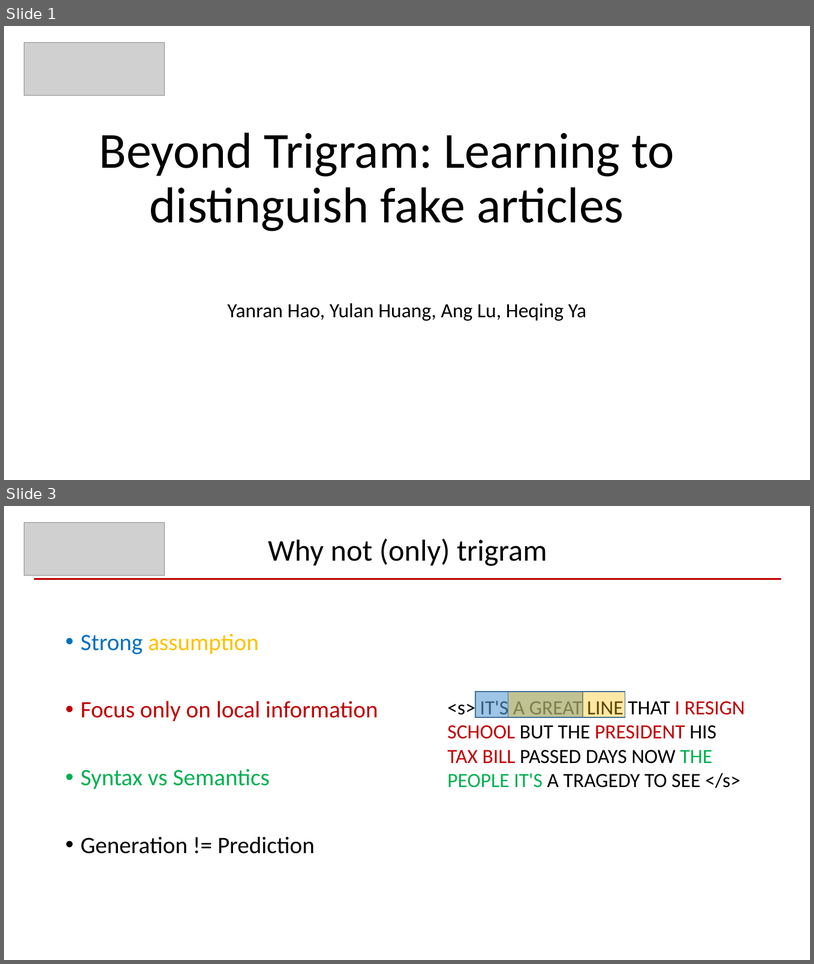
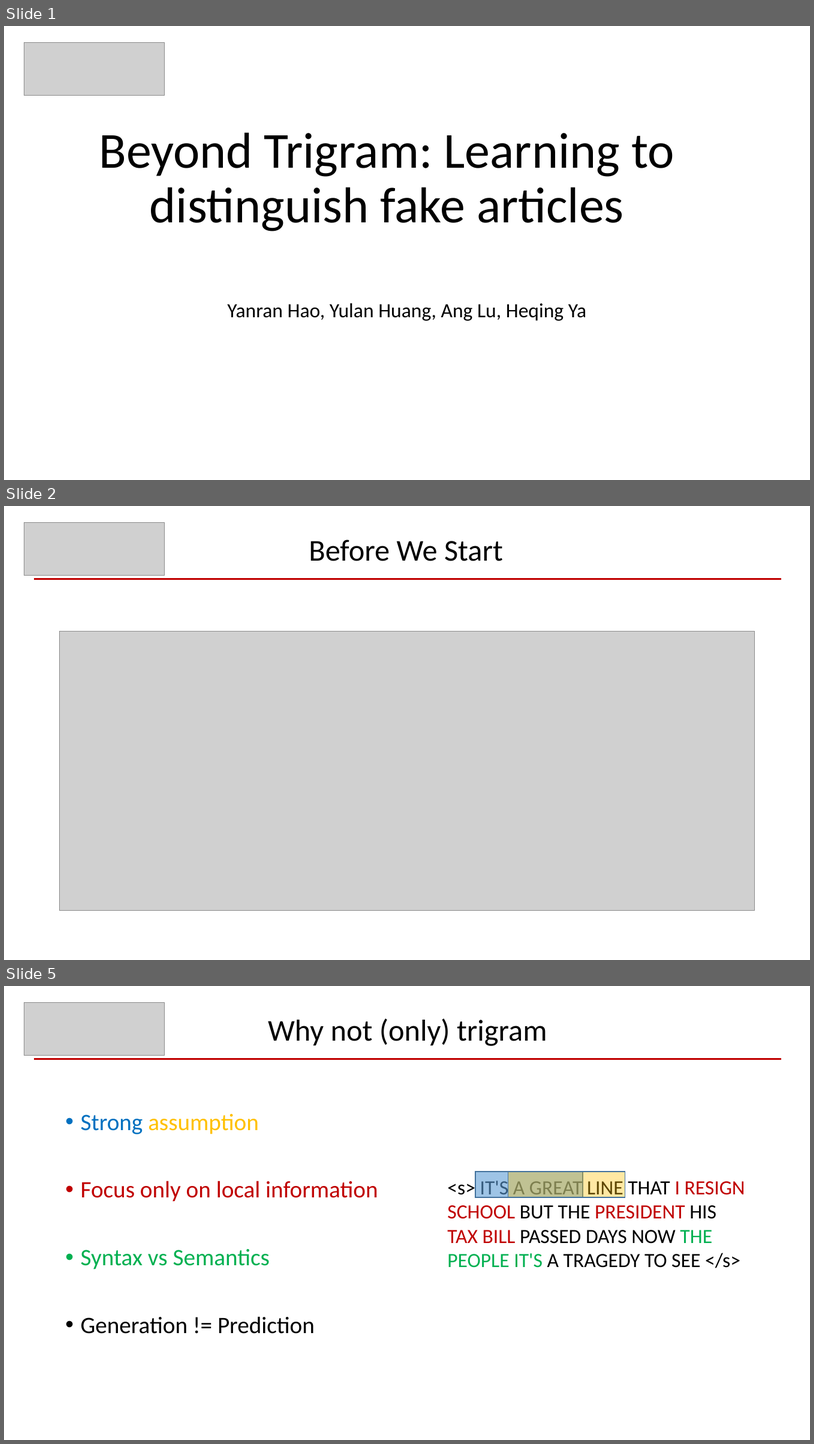
Before and after one commit to normanyahq/CMU-11761-Team-Project, a slide deck: slides/Presentation1.pptx. Shown one above the other, each under a label of ours: slides 1 and 3 before the commit, slides 1, 2 and 5 after it; the slides between them are not shown. The pictures are 814x964 and 814x1444 pixels, drawn with LibreOffice and Linux fonts; fonts in the diff are those of the drawing; grey boxes stand for pictures. Boxes give left, top, right and bottom in pixels: in the first picture for what was removed or moved away, otherwise in the second. Text is boxed around its words. In the diff, an @@ line names an element or a change of style, - is before the commit and + after.

```diff
--- a/slides/Presentation1.pptx
+++ b/slides/Presentation1.pptx
@@ slide 2 added at box(4, 506, 810, 960), background #FFFFFF @@
@@ picture added at box(24, 522, 164, 575) @@
@@ text added at box(309, 540, 503, 561), 36 pt, text #000000 @@
+Before We Start
@@ line added from (34, 579) to (782, 579), #C00000 2 pt @@
@@ picture added at box(60, 631, 755, 910) @@
@@ what was slide 3 is now slide 5 @@
```
Also in this commit, not shown: 2 slides changed, 2 other slides added, 1 slide removed.
